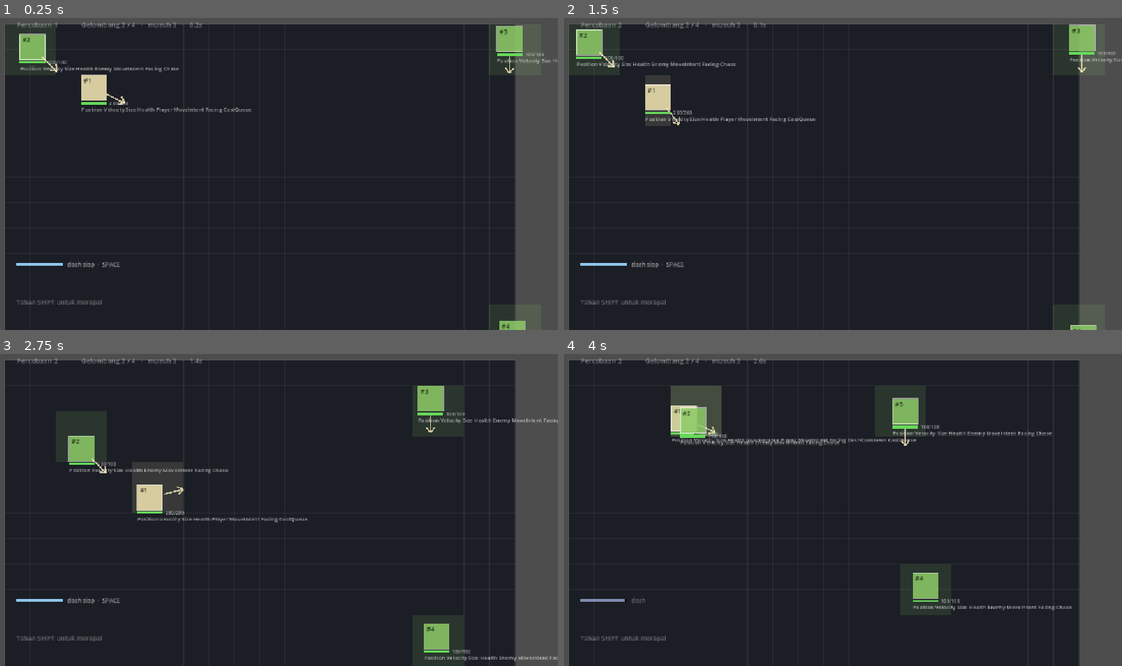
Above: before the commit, frames 1-4 (two rows, left to right).
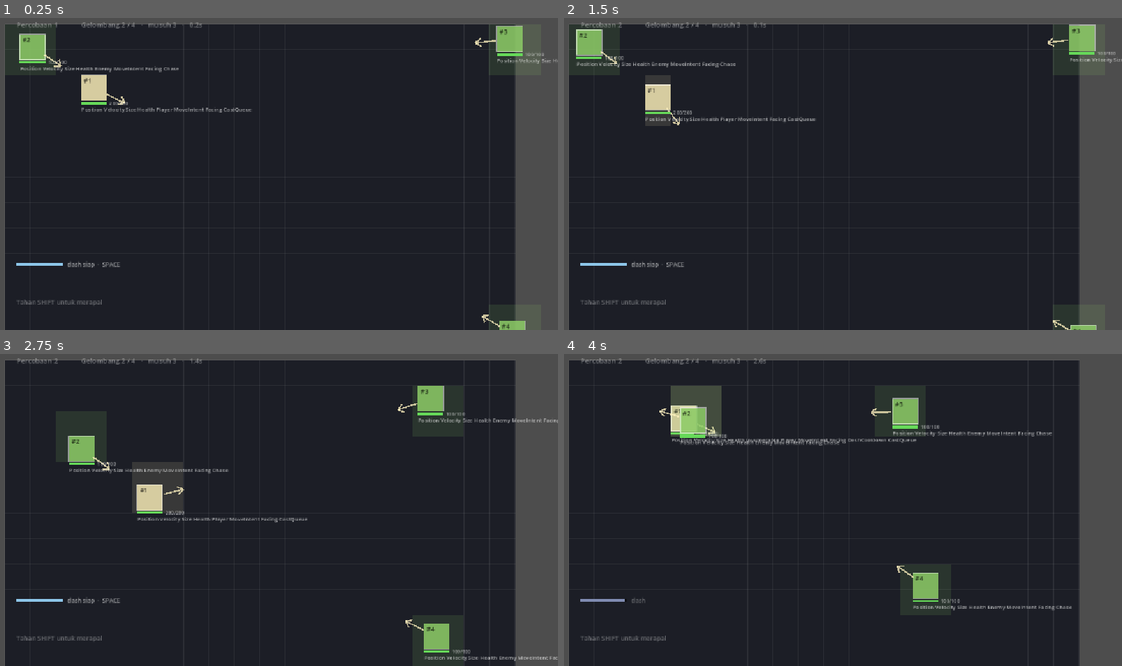
Above: after the commit, the same moments.

Repository: Ahingg/amalgaform
Game: Godot game, scene res://view/main.tscn
Two runs of this game, one before a commit and one after it. Both use one fixed random seed, a clock stepped at 60 frames per second and the inputs below.
Inputs (mouse positions are in pixels of both pictures, inside the frame that each line leads up to):
- Up to frame 1 (0.25 s): no input
- Up to frame 2 (1.5 s): tap Enter at 0.5 s; move the mouse to (965, 155) at 0.52 s; hold D 0.53-1.28 s; tap Shift at 0.6 s; click (965, 155) at 0.67 s; tap Space at 0.77 s; move the mouse to (725, 186) at 1.27 s; hold S from 1.28 s (still down); tap R at 1.35 s
- Up to frame 3 (2.75 s): tap Space at 1.52 s; move the mouse to (329, 438) at 2.02 s; release S at 2.03 s; hold D from 2.03 s (still down); tap J at 2.1 s
- Up to frame 4 (4 s): move the mouse to (809, 569) at 2.77 s; release D at 2.78 s; hold W 2.78-3.53 s; tap K at 2.85 s; click (809, 569) at 2.92 s; tap Space at 3.02, 3.77 s; move the mouse to (1010, 553) at 3.52 s; hold A from 3.53 s (still down); tap L at 3.6 s

The runs differ from the first frame. In frame 1, 0.1% of the frame differs, in the area x 7-93%, y 6-100%; in frame 2, 0.1%; in frame 3, 0.1%; in frame 4, 0.1%.

Commit message:
Dash, timer lari, gelombang, pemisahan musuh, dan batas arena
- Impulse (extends Countdown) dipakai bersama Dash dan Knocked: satu bentuk,
  dua nama komponen, jadi keduanya bisa menempel bersamaan dan menumpuk.
  ImpulseSystem punya daftar IMPULSES — pola yang sama dengan TIMERS dan
  SPEED_MODIFIERS.
- SPACE menempelkan DashIntent; DashSystem yang memutuskan boleh atau tidak,
  dan mencabut niatnya walaupun ditolak.
- RuntimeSystem menghitung waktu lari dengan delta ASLI dan berhenti saat menang
  atau kalah. Waktu yang masih berjalan setelah ronde selesai bukan skor.
- WaveSystem: tabel gelombang sebagai data, bukan rumus. Menang = komponen Won
  di entity ronde, dibaca sama seperti kalah dibaca dari tidak adanya Player.
- SeparationSystem mendorong musuh yang bertumpuk, jadi scatter Ventus muncul
  sendiri tanpa keacakan tambahan.
- BoundSystem memakai penanda Bounded, bukan Player: query menanyakan kemampuan,
  bukan identitas. Peluru yang keluar arena tetap mati, bukan mentok.

Perbaikan rumus impuls: sempat memakai t/3 (jarak total hasil integral) sebagai
kecepatan per frame, jadi dorongannya mulai nol dan memuncak tepat sebelum
habis. Kembali ke strength * pow(1-t, 2).

Co-Authored-By: Claude Opus 5 <noreply@anthropic.com>
Claude-Session: https://claude.ai/code/session_01Qk43F2z5yDt92vTyEtoTz3

Diff:
--- a/challenge-6/sim/systems/burst_system.gd
+++ b/challenge-6/sim/systems/burst_system.gd
@@ -18,5 +18,6 @@
 		size.h = Tuning.PUDDLE_SIZE
 		#world.attach_component(Comp.SIZE, puddle, Size.new(Tuning.PUDDLE_SIZE, Tuning.PUDDLE_SIZE))
 		world.attach_component(Comp.LIFETIME, e, Countdown.new(Tuning.PUDDLE_LIFETIME, {Comp.DEAD: {}}))
+		world.detach_component(Comp.BURST, e)
 		#var burst: Dictionary = world.get_component_value(Comp.BURST, e)
 		#world.attach_component(Comp.ON_HIT, puddle, Make.on_hit({}, burst["inflict"]))
--- a/challenge-6/sim/systems/dash_system.gd
+++ b/challenge-6/sim/systems/dash_system.gd
@@ -5,6 +5,7 @@
 	var dasher := world.get_entities_with_comp([Comp.DASH_INTENT, Comp.MOVE_INTENT, Comp.FACING])
 
 	for d in dasher:
+		world.detach_component(Comp.DASH_INTENT, d)
 		if world.entity_have_component(Comp.DASH_COOLDOWN, d):
 			continue
 
@@ -16,4 +17,3 @@
 		dash.y = dir.y
 		world.attach_component(Comp.DASH, d, dash)
 		world.attach_component(Comp.DASH_COOLDOWN, d, Countdown.new(Tuning.DASH_COOLDOWN))
-		world.detach_component(Comp.DASH_INTENT, d)
--- a/challenge-6/sim/systems/impulse_system.gd
+++ b/challenge-6/sim/systems/impulse_system.gd
@@ -14,3 +14,5 @@
 			var t = impulse.elapsed/impulse.duration
 			v.x += impulse.x * impulse.strength * pow(1.0-t, 2)
 			v.y += impulse.y * impulse.strength * pow(1.0-t, 2)
+			#v.x += impulse.x * impulse.strength * t / 3
+			#v.y += impulse.y * impulse.strength * t / 3
--- a/challenge-6/sim/systems/intent_system.gd
+++ b/challenge-6/sim/systems/intent_system.gd
@@ -19,8 +19,8 @@
 
 		# TODO: ceili(-0.7) = 0, jadi arah negatif ilang. Trus baris ini nimpa
 		# Facing yang ditulis mouse tiap frame, jadi rebutan.
-		face.x = ceili(intent.x)
-		face.y = ceili(intent.y)
+		face.x = intent.x
+		face.y = intent.y
 
 		v.x = intent.x * speed.value
 		v.y = intent.y * speed.value
--- a/challenge-6/sim/tuning.gd
+++ b/challenge-6/sim/tuning.gd
@@ -88,7 +88,7 @@
 
 # --- payload base values (before the SPREAD split) --------------------------
 
-const FIRE_DAMAGE := 200.0
+const FIRE_DAMAGE := 10.0
 const KNOCKBACK_STRENGTH := 21
 const KNOCKBACK_DURATION := 0.3
 
